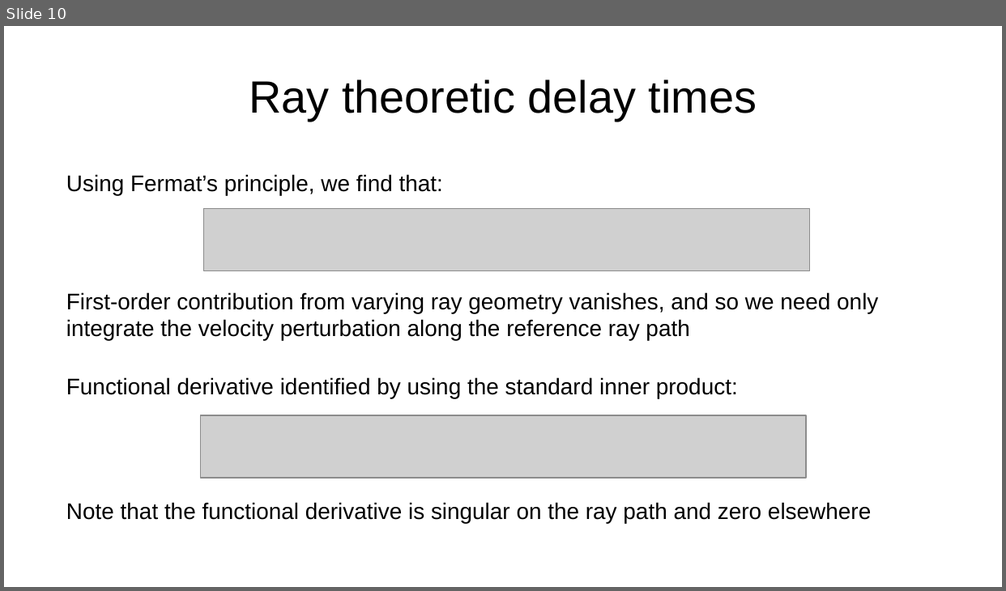
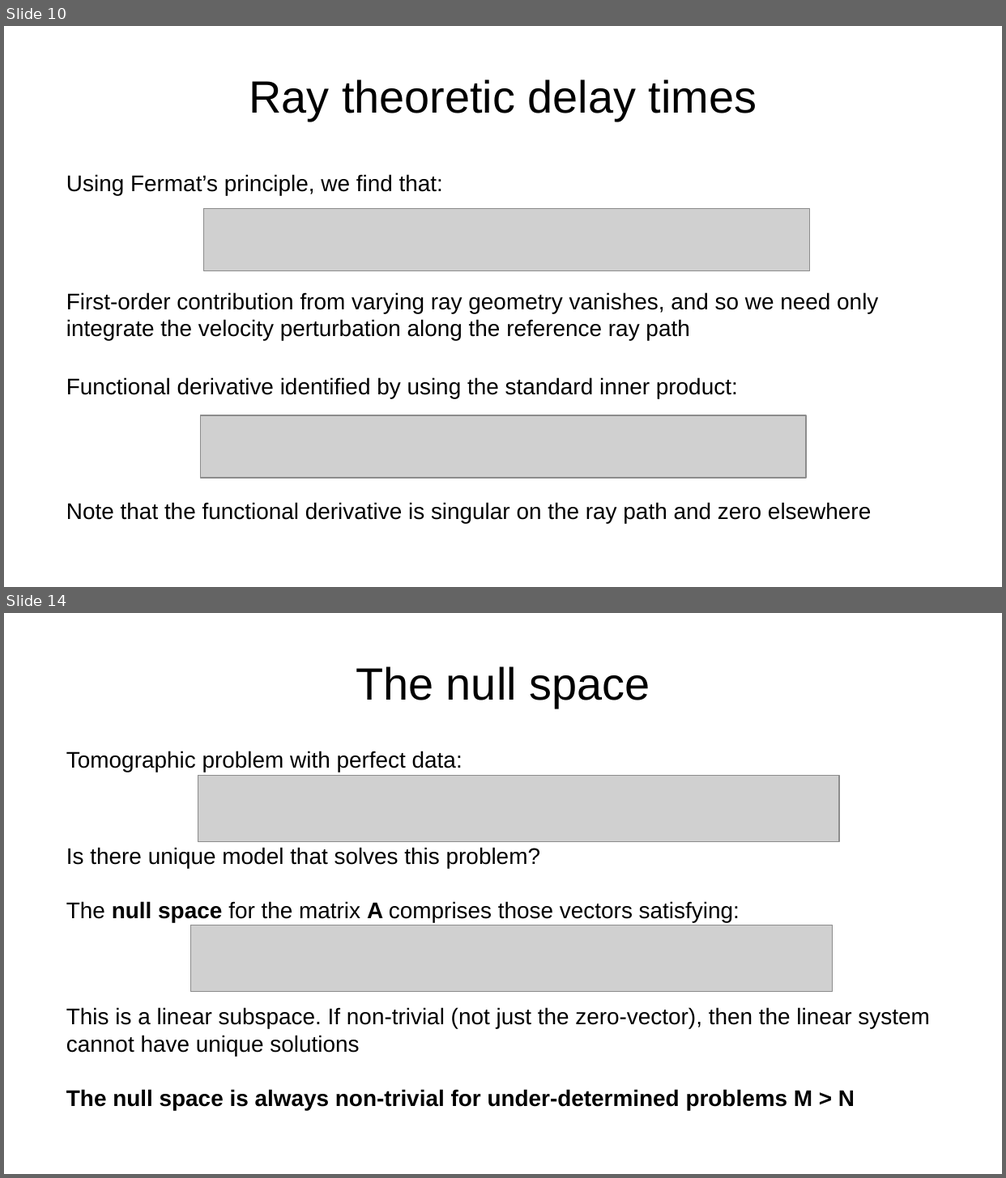
Before and after one commit to da380/PEPLectures, a slide deck: slides/slides7.odp. Shown one above the other, each under a label of ours: slide 10 before the commit, slides 10 and 14 after it; the slides between them are not shown. The pictures are 1006x591 and 1006x1178 pixels, drawn with LibreOffice and Linux fonts; fonts in the diff are those of the drawing; grey boxes stand for pictures. Boxes give left, top, right and bottom in pixels: in the first picture for what was removed or moved away, otherwise in the second. Text is boxed around its words. In the diff, an @@ line names an element or a change of style, - is before the commit and + after.

```diff
--- a/slides/slides7.odp
+++ b/slides/slides7.odp
@@ slide 14 added at (x1=4, y1=613, x2=1002, y2=1174), background #FFFFFF @@
@@ title added at (x1=356, y1=666, x2=650, y2=708), 36 pt, text #000000 @@
+The null space
@@ text added at (x1=66, y1=751, x2=462, y2=772), 18 pt, text #000000 @@
+Tomographic problem with perfect data:
@@ picture added at (x1=198, y1=776, x2=840, y2=842) @@
@@ text added at (x1=66, y1=847, x2=739, y2=922), 18 pt, text #000000 @@
+Is there unique model that solves this problem?
+The null space for the matrix A comprises those vectors satisfying:
@@ picture added at (x1=190, y1=926, x2=833, y2=991) @@
@@ text added at (x1=66, y1=1007, x2=929, y2=1110), 18 pt, text #000000 @@
+This is a linear subspace. If non-trivial (not just the zero-vector), then the linear system cannot have unique solutions
+The null space is always non-trivial for under-determined problems M > N
```
Also in this commit, not shown: 1 slide changed, 18 other slides added, 3 other files.
